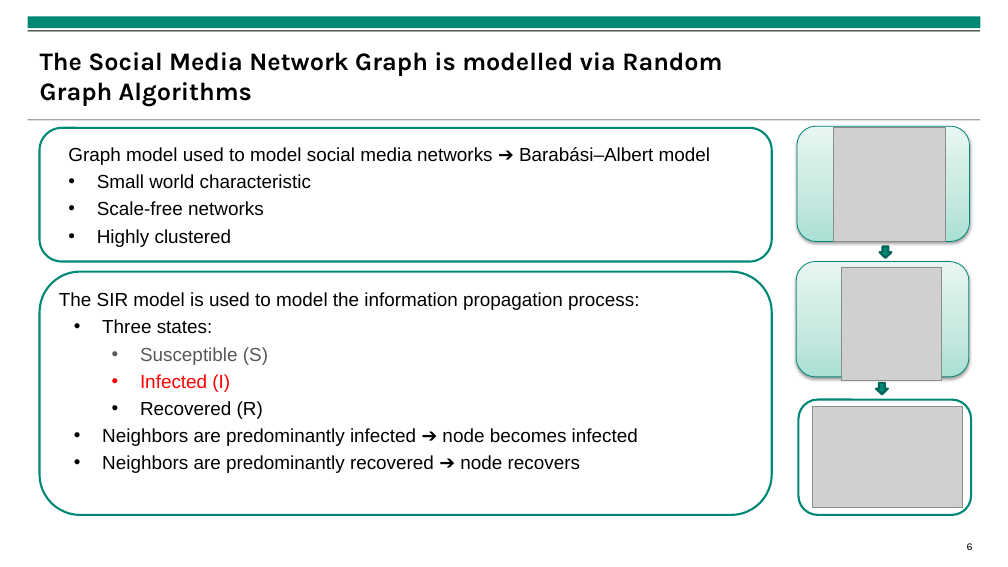
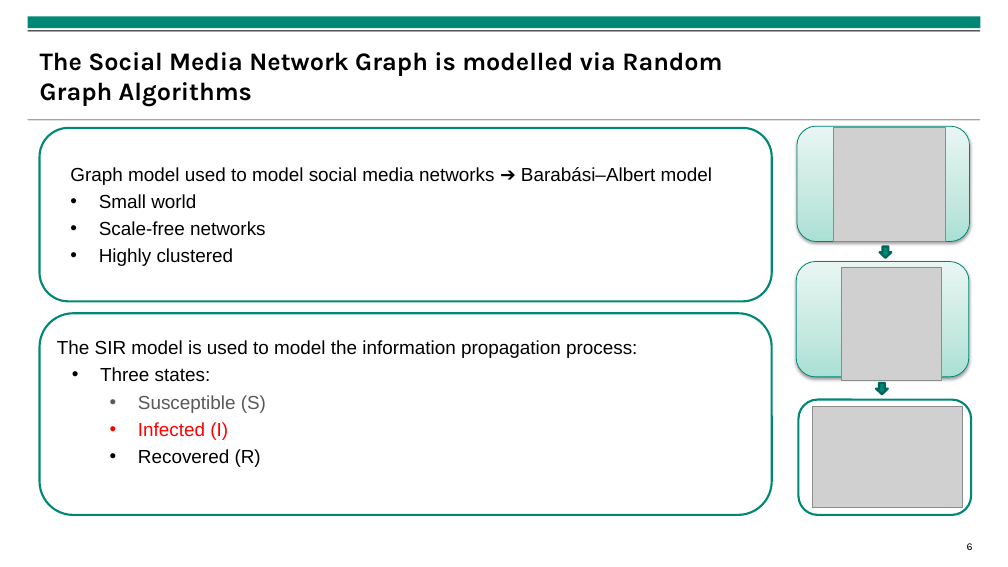
Before and after one commit to isabella-grieser/Modeling-and-Monitoring-Social-Media-Dynamics-to-predict-Electricity-Demand-Peaks, a slide deck: slide 6 of presentations/Finale Präsentation.pptx. Drawn at 1008x567 pixels with LibreOffice and Linux fonts; fonts in the diff are those of the drawing; grey boxes stand for pictures; background and template pictures are left out. Boxes give left, top, right and bottom in pixels: in the first picture for what was removed or moved away, otherwise in the second. Text is boxed around its words. In the diff, an @@ line names an element or a change of style, - is before the commit and + after.

```diff
--- a/presentations/Finale Präsentation.pptx
+++ b/presentations/Finale Präsentation.pptx
@@ rounded rectangle "Graph model used to model ...": place and size @@
-rounded rectangle "Graph model used to model ..." at (39,128,772,262)
+rounded rectangle "Graph model used to model ..." at (39,128,772,301)
@@ text in rounded rectangle at (99,194,196,209): text changed @@
-• Small world characteristic
+• Small world
@@ rounded rectangle "The SIR model is used ...": place and size @@
-rounded rectangle "The SIR model is used ..." at (39,271,772,515)
+rounded rectangle "The SIR model is used ..." at (39,313,772,515)
@@ text in rounded rectangle at (102,428,638,473): paragraphs removed @@
-• Neighbors are predominantly infected ➔ node becomes infected
-• Neighbors are predominantly recovered ➔ node recovers
```
Also in this commit, not shown: 5 other slides changed, 9 other files.
